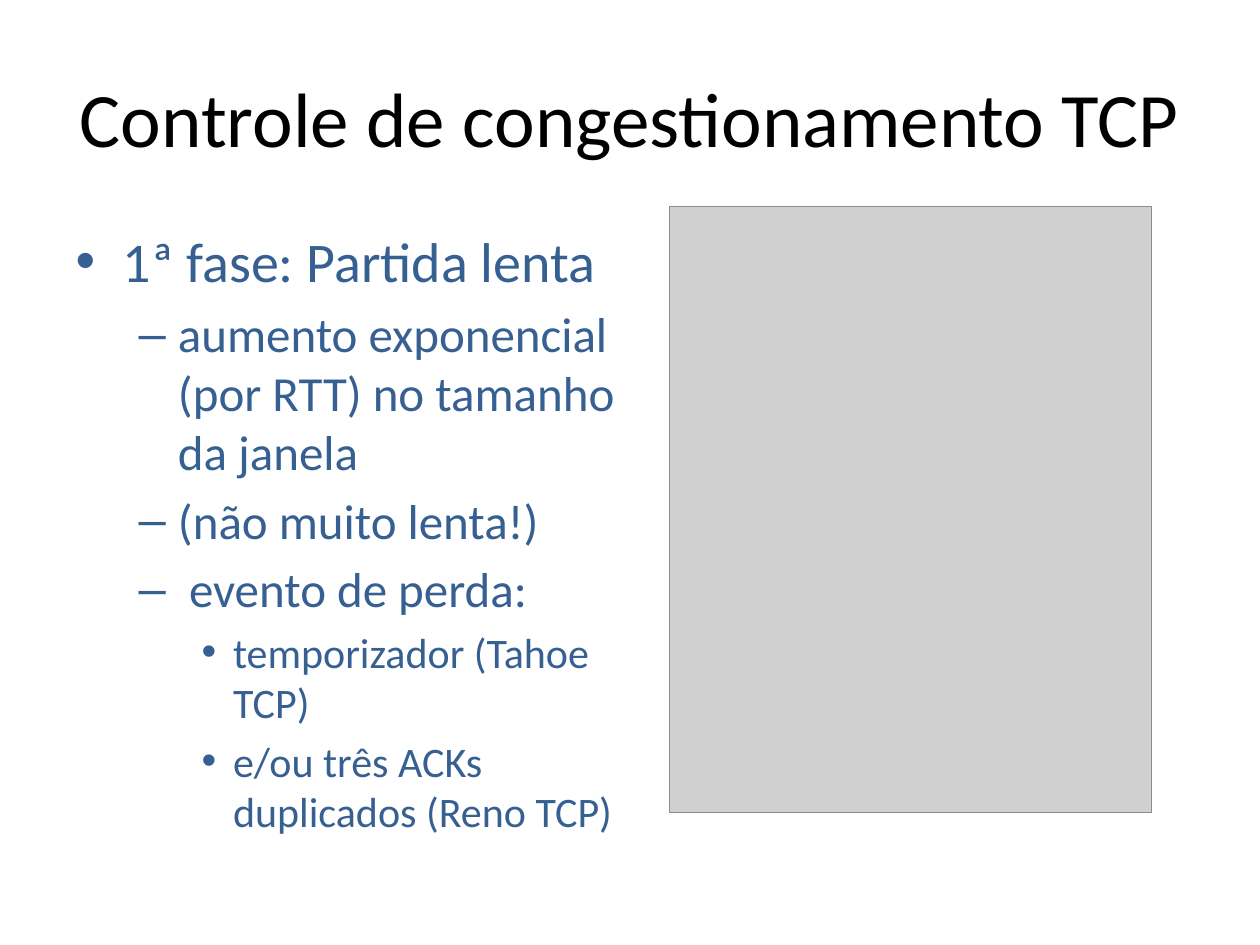
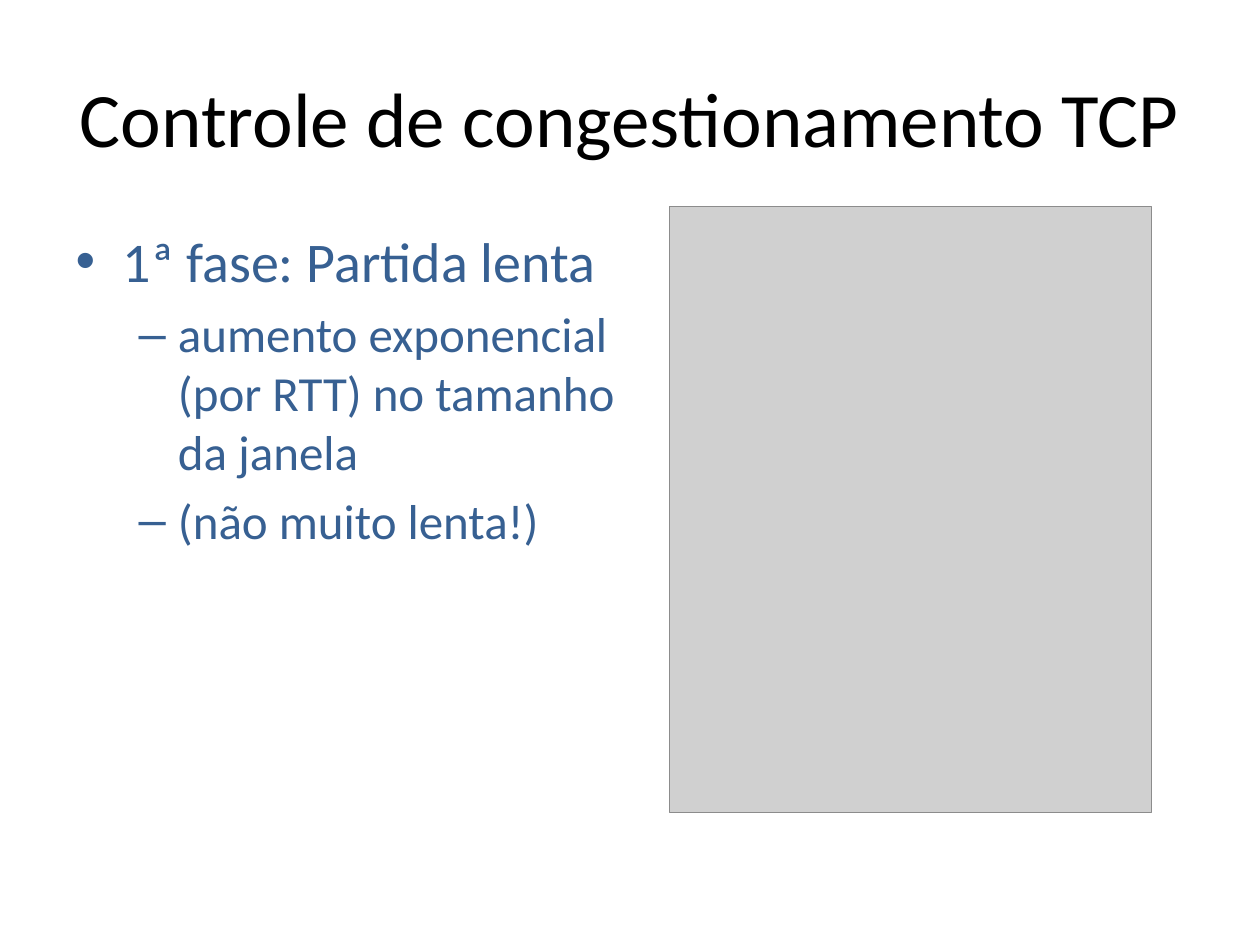
Before and after one commit to niviaquental/niviaquental.github.io, a slide deck: slide 13 of Presentations/Aula06-Transporte-TCP-Controle/06-Transporte-TCP-Controle.pptx. Drawn at 1260x945 pixels with LibreOffice and Linux fonts; fonts in the diff are those of the drawing; grey boxes stand for pictures; background and template pictures are left out. Boxes give left, top, right and bottom in pixels: in the first picture for what was removed or moved away, otherwise in the second. Text is boxed around its words. In the diff, an @@ line names an element or a change of style, - is before the commit and + after.

Commit message:
Aula06-Transporte-TCP-Controle

```diff
--- a/Presentations/Aula06-Transporte-TCP-Controle/06-Transporte-TCP-Controle.pptx
+++ b/Presentations/Aula06-Transporte-TCP-Controle/06-Transporte-TCP-Controle.pptx
@@ text at box(189, 573, 612, 834): paragraphs removed @@
-  – evento de perda:
-    • temporizador (Tahoe TCP)
-    • e/ou três ACKs duplicados (Reno TCP)
```
Also in this commit, not shown: 4 other slides changed, 2 other files.
